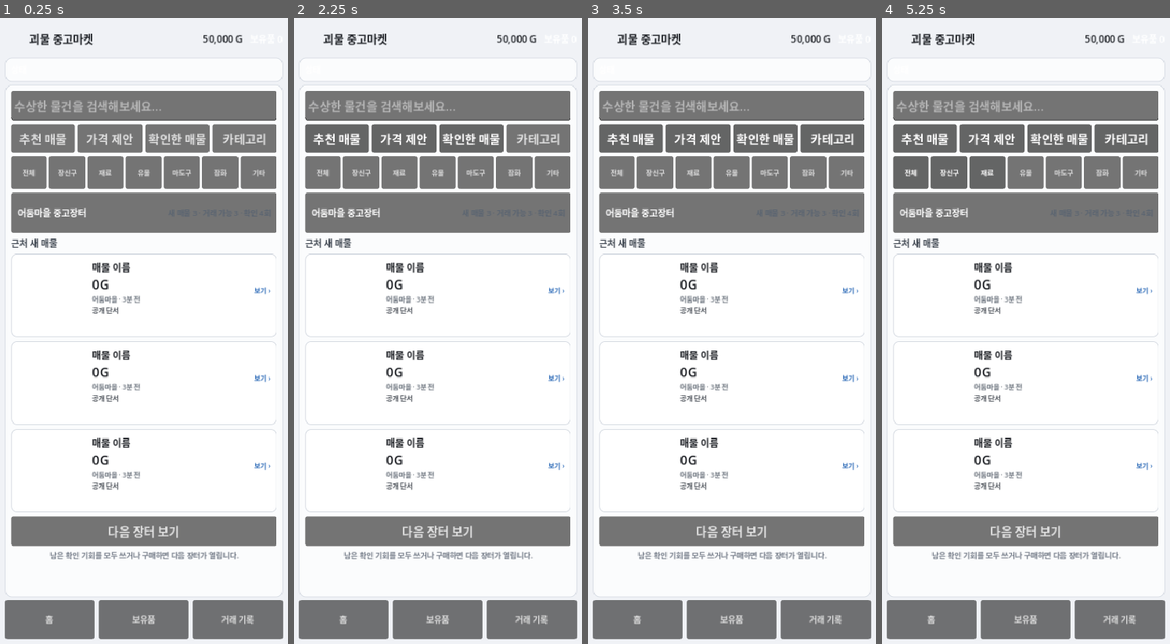
Above: before the commit, frames 1-4 (left to right).
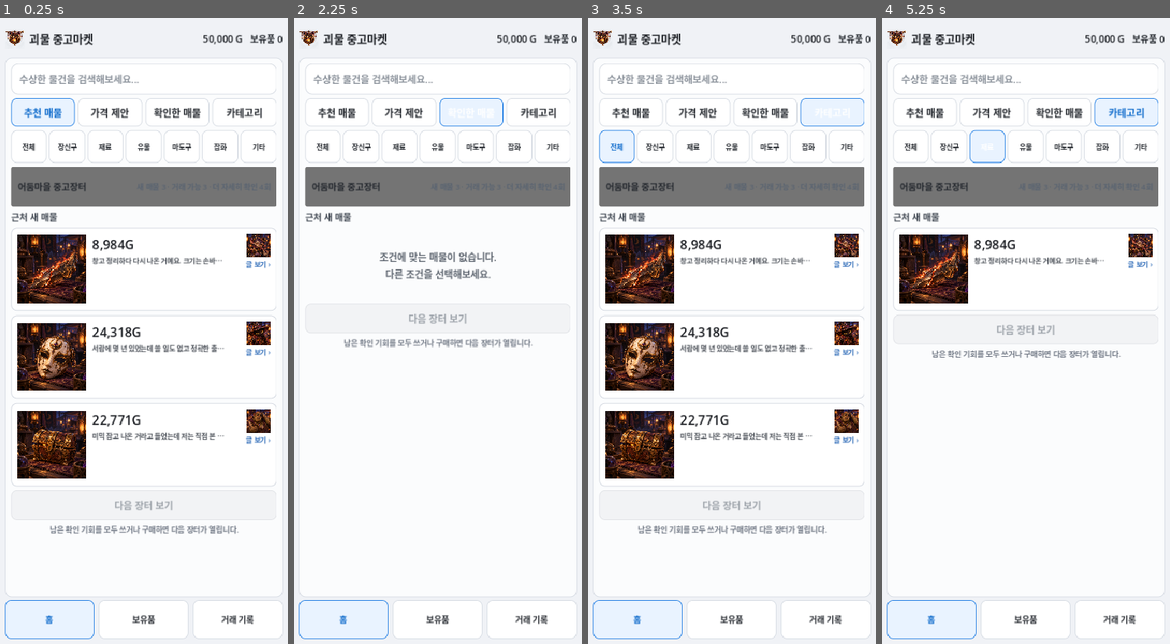
Above: after the commit, the same moments.

Repository: Queenrain9/monster-used-market
Game: Godot game, scene res://scenes/main.tscn
The game is run twice, just before and just after one commit, with the same random seed, the same clock (stepped at 60 frames per second) and the same inputs.
Inputs:
- Up to frame 1 (0.25 s): no input
- Up to frame 2 (2.25 s): click "추천 매물" at 0.5 s; click "가격 제안" at 1.25 s; click "확인한 매물" at 2 s
- Up to frame 3 (3.5 s): click "카테고리" at 2.75 s
- Up to frame 4 (5.25 s): click "전체" at 3.5 s; click "장신구" at 4.25 s; click "재료" at 5 s

The runs differ from the first frame. In frame 1, 39% of the frame differs, in the area x 1-99%, y 1-100%; in frame 2, 30%; in frame 3, 39%; in frame 4, 33%.
Error before the commit: Parse Error: Could not preload resource script "res://scripts/game_logic.gd". (res://scripts/main.gd:3)

Commit message:
fix: avoid GDScript signal keyword in semantic clue builder

Diff:
--- a/scripts/game_logic.gd
+++ b/scripts/game_logic.gd
@@ -220,21 +220,21 @@
 
 
 func _semantic_action_clue(listing: Dictionary, action_id: String) -> Dictionary:
-	var signal = _deterministic_action_signal(listing, action_id)
+	var clue_signal = _deterministic_action_signal(listing, action_id)
 	var channel: Dictionary = Content.INVESTIGATION_ACTION_CLUES.get(action_id, {})
-	var clue_template: Dictionary = channel.get(signal, channel.get("neutral", {}))
+	var clue_template: Dictionary = channel.get(clue_signal, channel.get("neutral", {}))
 	var kind = "애매한"
-	if signal == "genuine":
+	if clue_signal == "genuine":
 		kind = "긍정적"
-	elif signal in ["imitation", "defect"]:
+	elif clue_signal in ["imitation", "defect"]:
 		kind = "부정적"
 	return {
-		"id":"action_%s_%s" % [action_id, signal],
+		"id":"action_%s_%s" % [action_id, clue_signal],
 		"kind":kind,
-		"signal":signal,
+		"signal":clue_signal,
 		"text":str(clue_template.get("text", "확인했지만 결정적인 정보는 얻지 못했다.")),
 		"reveal":str(clue_template.get("reveal", "결정적인 가치 판단 근거는 아니었다.")),
-		"aligned":signal != "neutral"
+		"aligned":clue_signal != "neutral"
 	}
 
 
